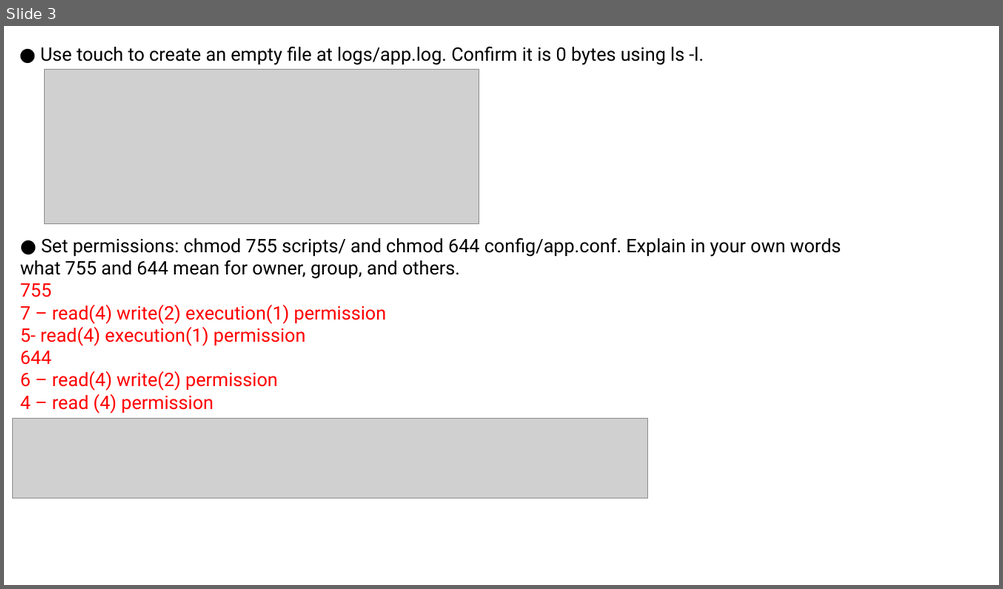
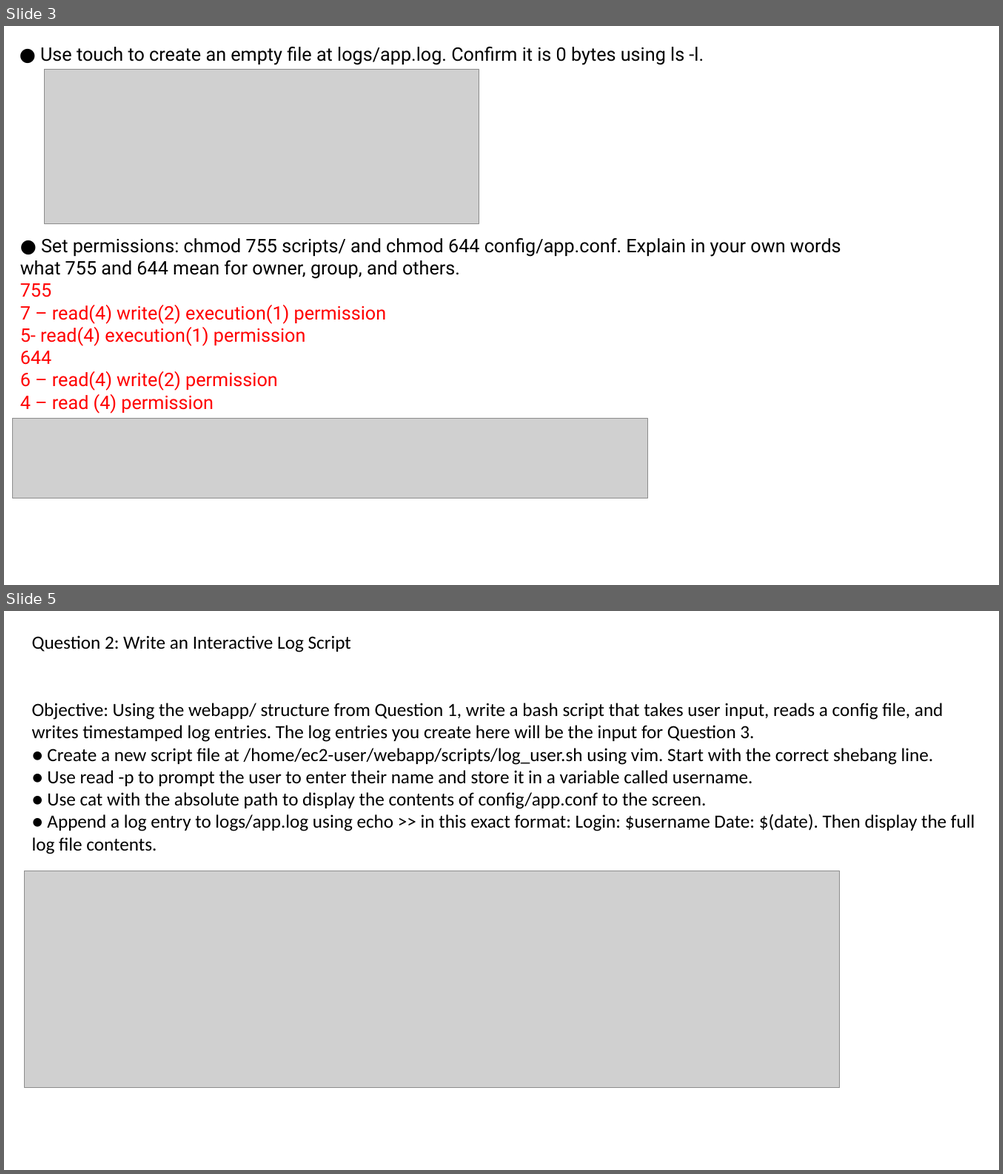
Before and after one commit to yuvarajHeroVired/-Testing-Linux-and-Server, a slide deck: Linux2.pptx. Shown one above the other, each under a label of ours: slide 3 before the commit, slides 3 and 5 after it; the slides between them are not shown. The pictures are 1003x589 and 1003x1174 pixels, drawn with LibreOffice and Linux fonts; fonts in the diff are those of the drawing; grey boxes stand for pictures. Boxes give left, top, right and bottom in pixels: in the first picture for what was removed or moved away, otherwise in the second. Text is boxed around its words. In the diff, an @@ line names an element or a change of style, - is before the commit and + after.

```diff
--- a/Linux2.pptx
+++ b/Linux2.pptx
@@ slide 5 added at <box>4,611,999,1170</box>, background #FFFFFF @@
@@ text added at <box>32,635,974,854</box>, 18 pt, text #000000 @@
+Question 2: Write an Interactive Log Script
+Objective: Using the webapp/ structure from Question 1, write a bash script that takes user input, reads a config file, and writes timestamped log entries. The log entries you create here will be the input for Question 3.
+● Create a new script file at /home/ec2-user/webapp/scripts/log_user.sh using vim. Start with the correct shebang line.
+● Use read -p to prompt the user to enter their name and store it in a variable called username.
+● Use cat with the absolute path to display the contents of config/app.conf to the screen.
+● Append a log entry to logs/app.log using echo >> in this exact format: Login: $username Date: $(date). Then display the full log file contents.
@@ picture added at <box>24,871,839,1088</box> @@
```
Also in this commit, not shown: 4 other slides added.
